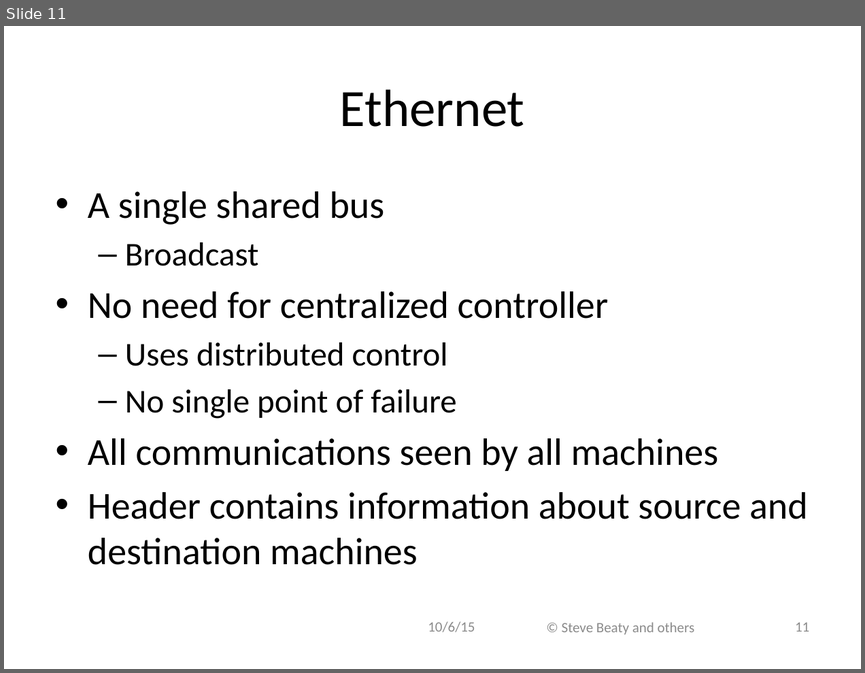
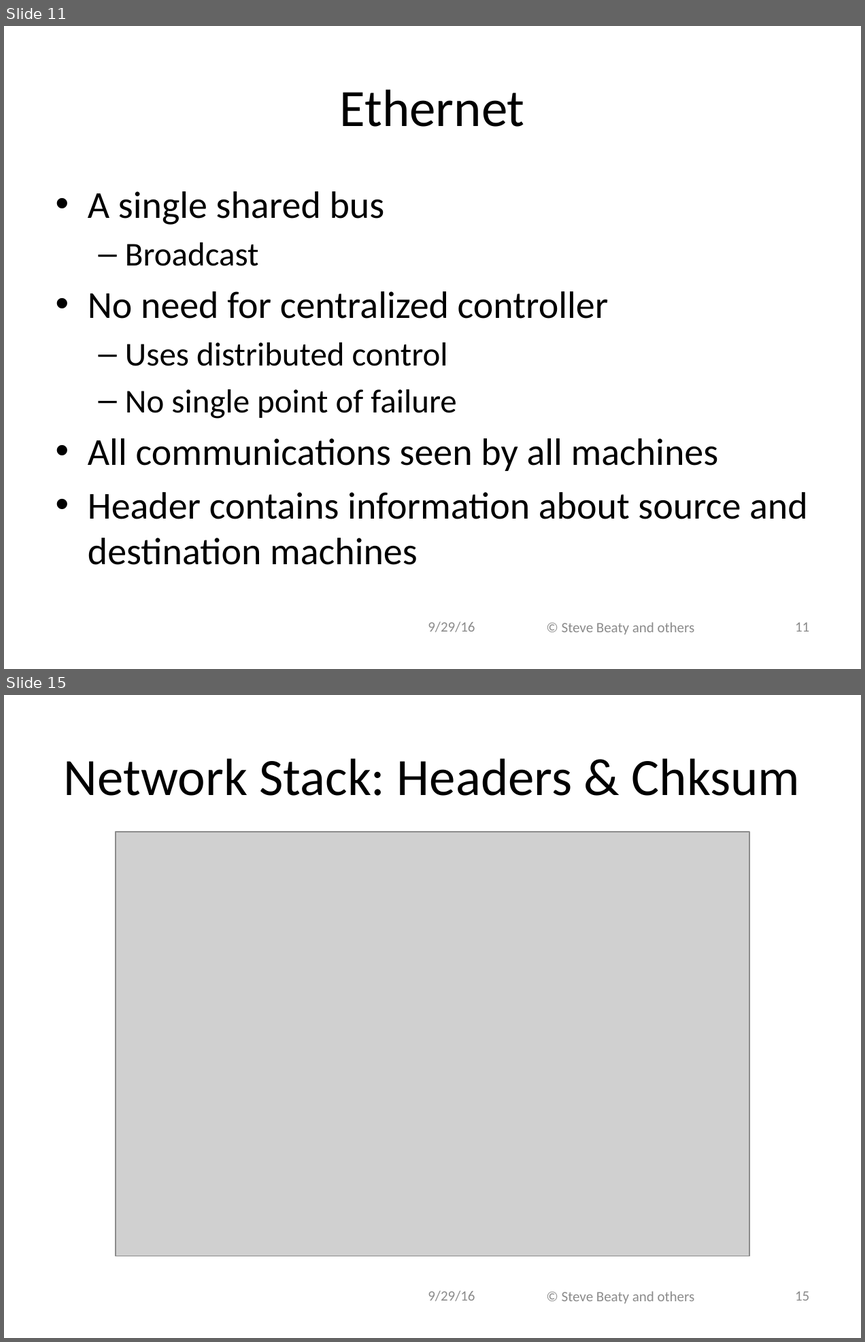
Before and after one commit to ivogeorg/cs1030, a slide deck: slides-steve/Chapter 09.pptx. Shown one above the other, each under a label of ours: slide 11 before the commit, slides 11 and 15 after it; the slides between them are not shown. The pictures are 865x673 and 865x1342 pixels, drawn with LibreOffice and Linux fonts; fonts in the diff are those of the drawing; grey boxes stand for pictures; background and template pictures are left out. Boxes give left, top, right and bottom in pixels: in the first picture for what was removed or moved away, otherwise in the second. Text is boxed around its words. In the diff, an @@ line names an element or a change of style, - is before the commit and + after.

```diff
--- a/slides-steve/Chapter 09.pptx
+++ b/slides-steve/Chapter 09.pptx
@@ slide 15 added at (x1=4, y1=695, x2=861, y2=1338), background #FFFFFF @@
@@ title added at (x1=64, y1=758, x2=800, y2=796), 44 pt, text #000000 @@
+Network Stack: Headers & Chksum
@@ picture added at (x1=116, y1=831, x2=749, y2=1255) @@
@@ text added at (x1=428, y1=1290, x2=475, y2=1301), 12 pt, text #8C8C8C @@
+9/29/16
@@ text added at (x1=562, y1=1291, x2=695, y2=1304), 12 pt, text #8C8C8C @@
+© Steve Beaty and others
@@ page number added at (x1=795, y1=1291, x2=809, y2=1300), 12 pt, text #8C8C8C @@
+15
@@ slide 11 changed as well @@
@@ text at (x1=428, y1=621, x2=475, y2=632): text changed @@
-10/6/15
+9/29/16
```
Also in this commit, not shown: 21 other slides changed, 4 other slides added, 1 other file.
